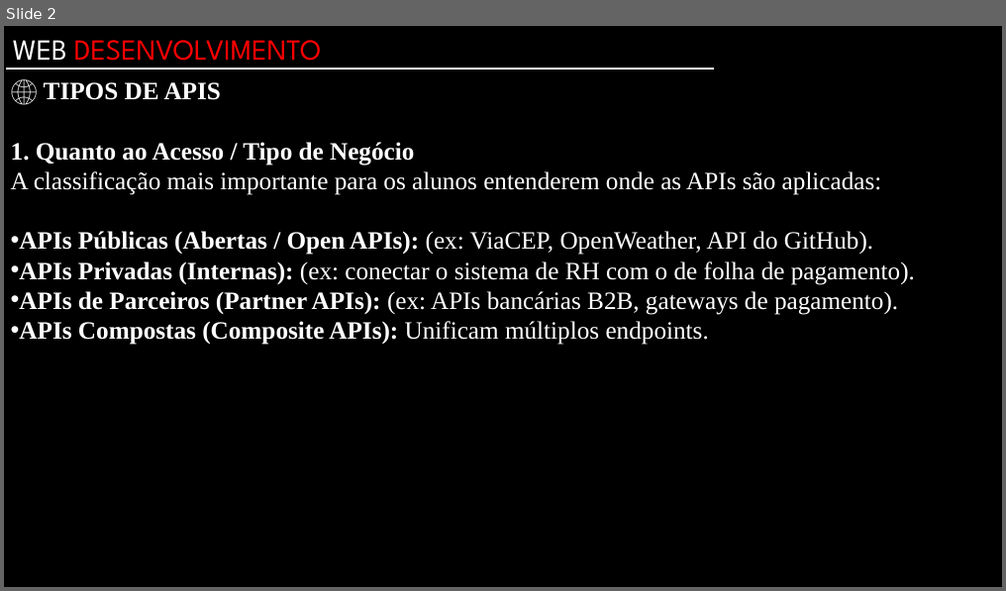
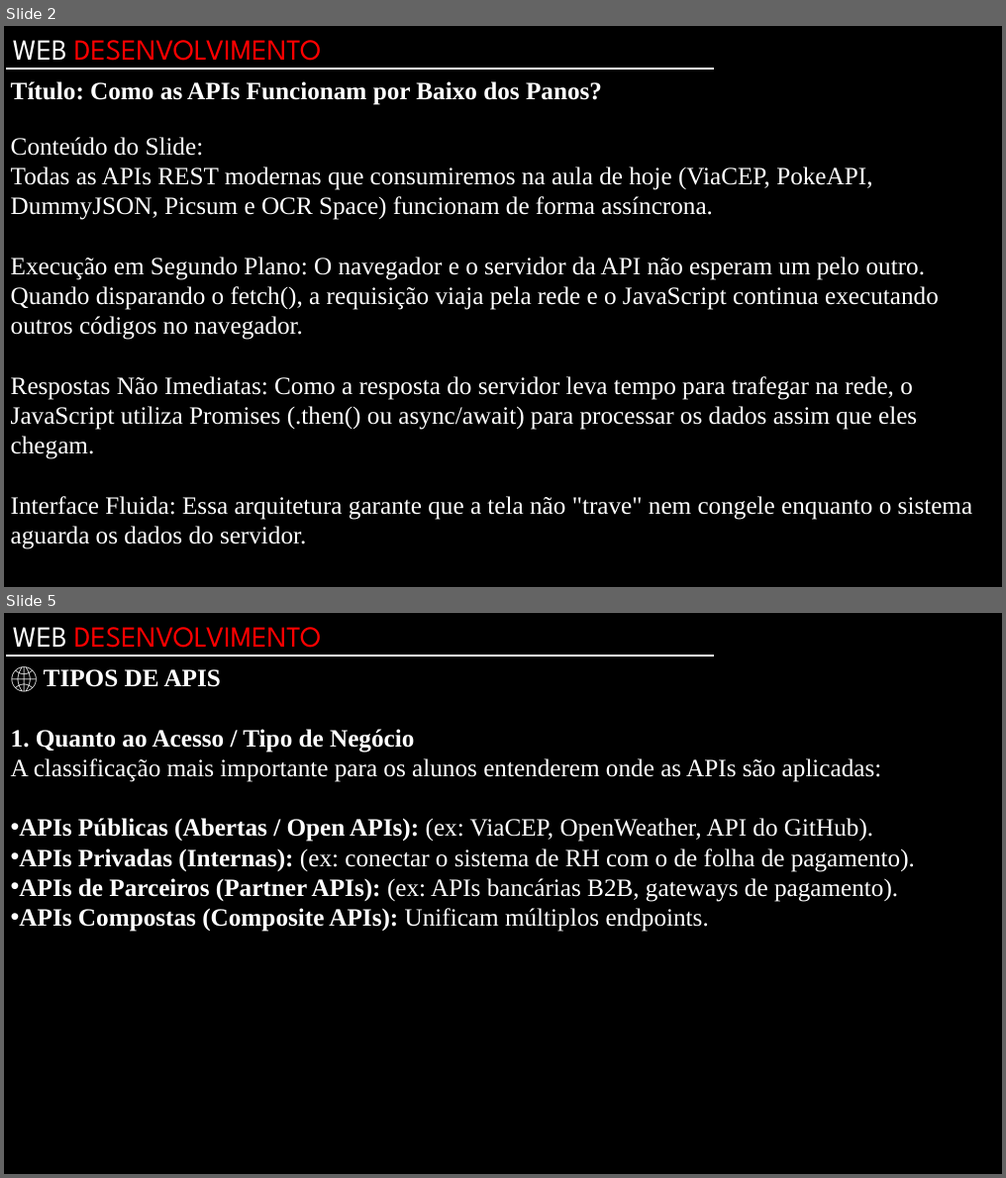
Before and after one commit to antoniocruzfiap-spec/1ESSRA, a slide deck: 10092026/Apresentação principal.pptx. Shown one above the other, each under a label of ours: slide 2 before the commit, slides 2 and 5 after it; the slides between them are not shown. The pictures are 1006x591 and 1006x1178 pixels, drawn with LibreOffice and Linux fonts; fonts in the diff are those of the drawing; background and template pictures are left out. Boxes give left, top, right and bottom in pixels: in the first picture for what was removed or moved away, otherwise in the second. Text is boxed around its words. In the diff, an @@ line names an element or a change of style, - is before the commit and + after.

Commit message:
feat: aula 10092026 - dashboard de usuarios com bootstrap e api

```diff
--- a/10092026/Apresentação principal.pptx
+++ b/10092026/Apresentação principal.pptx
@@ slide 2 added at [4,26,1002,587], background #000000; not listed: 2 template elements that a slide beside it also shows @@
@@ text added at [11,81,973,550], 24 pt, text #FFFFFF @@
+Título: Como as APIs Funcionam por Baixo dos Panos?
+Conteúdo do Slide:
+Todas as APIs REST modernas que consumiremos na aula de hoje (ViaCEP, PokeAPI, DummyJSON, Picsum e OCR Space) funcionam de forma assíncrona.
+Execução em Segundo Plano: O navegador e o servidor da API não esperam um pelo outro. Quando disparando o fetch(), a requisição viaja pela rede e o JavaScript continua executando outros códigos no navegador.
+Respostas Não Imediatas: Como a resposta do servidor leva tempo para trafegar na rede, o JavaScript utiliza Promises (.then() ou async/await) para processar os dados assim que eles chegam.
+Interface Fluida: Essa arquitetura garante que a tela não "trave" nem congele enquanto o sistema aguarda os dados do servidor.
@@ what was slide 2 is now slide 5 @@
```
Also in this commit, not shown: 2 other slides added, 1 other file.
